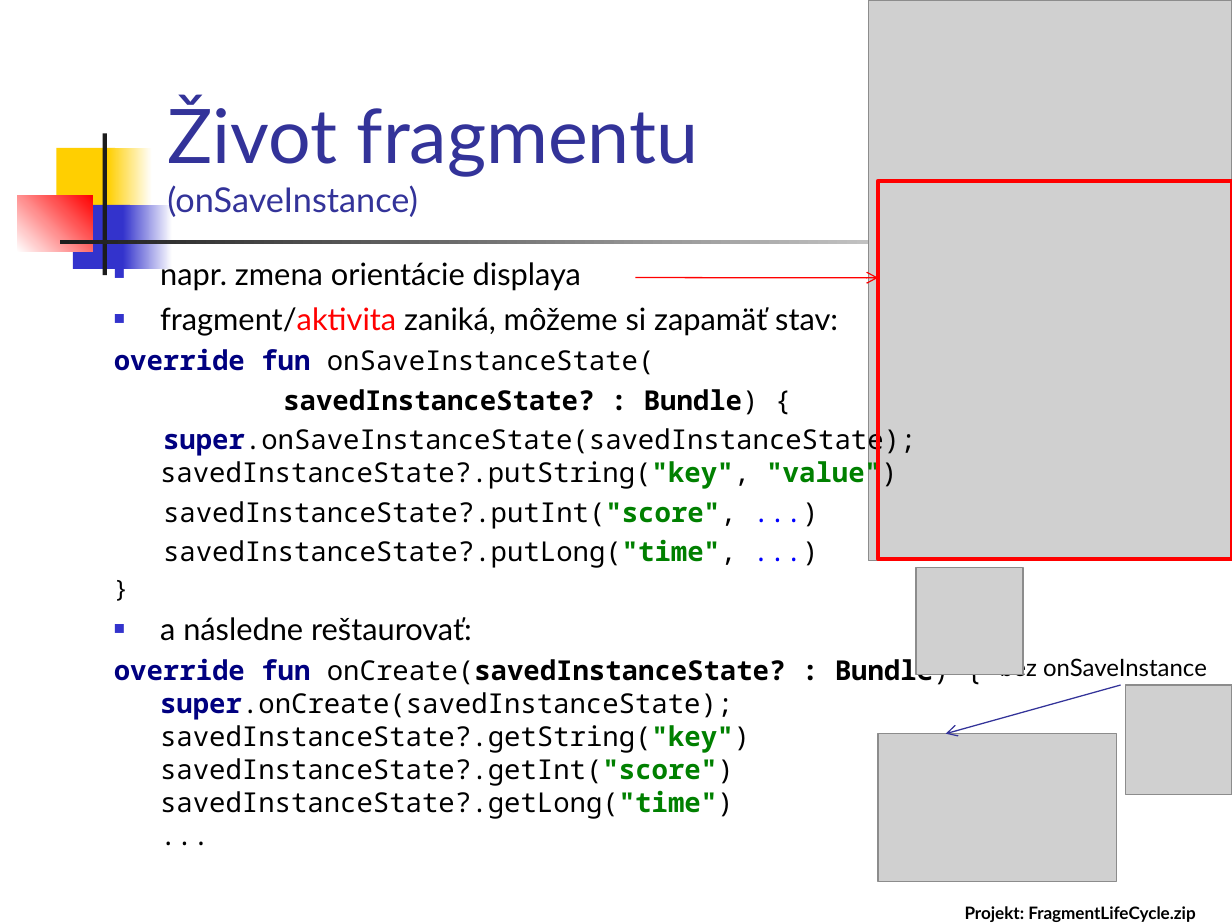
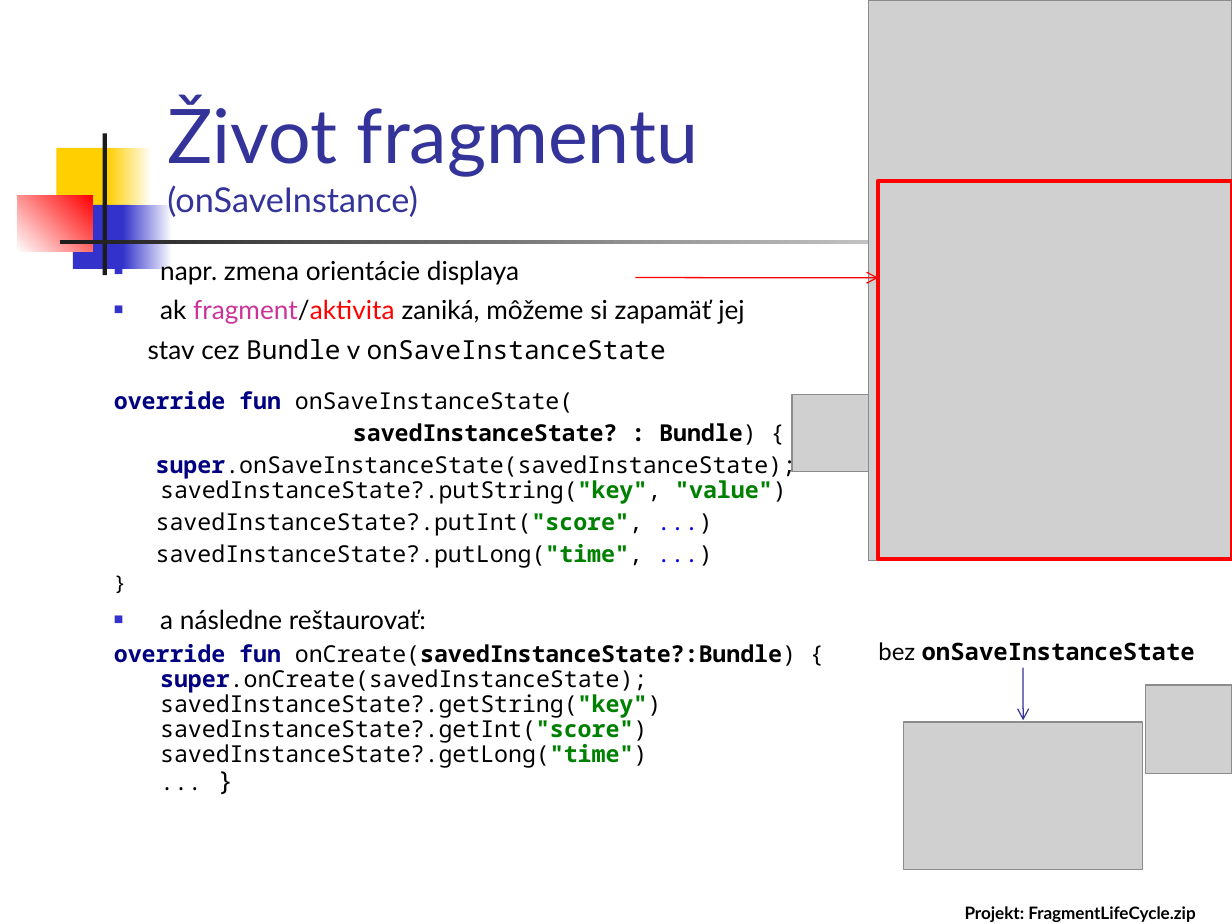
Before and after one commit to vmandro/Prednasky, a slide deck: slide 10 of 07/07_Android.ppt (slide 8 before the commit). Drawn at 1232x924 pixels with LibreOffice and Linux fonts; fonts in the diff are those of the drawing; grey boxes stand for pictures. Boxes give left, top, right and bottom in pixels: in the first picture for what was removed or moved away, otherwise in the second. Text is boxed around its words. In the diff, an @@ line names an element or a change of style, - is before the commit and + after.

```diff
--- a/07/07_Android.ppt
+++ b/07/07_Android.ppt
@@ text at (114, 258, 796, 630): size 18 to 15.3 pt in "napr. zmena orientácie displaya", "a následne reštaurovať:"; size 16 to 13.6 pt in "override fun onSaveInstanceState(", "savedInstanceState? : Bundle) {", "super.onSaveInstanceState(savedInstanceState); savedInstance ...", "savedInstanceState?.putInt("score", ...)" and 1 more places; size 14 to 11.9 pt in "}"; line spacing 1 to 0.9 @@
@@ text at (148, 299, 744, 360): text changed; size 18 to 15.3 pt @@
-■ fragment/aktivita zaniká, môžeme si zapamäť stav:
+■ ak fragment/aktivita zaniká, môžeme si zapamäť jej
+stav cez Bundle v onSaveInstanceState
@@ picture: place and size @@
-picture at (917, 568, 1024, 675)
+picture at (792, 394, 869, 471)
@@ text at (114, 644, 796, 768): text changed; size 16 to 13.6 pt @@
-override fun onCreate(savedInstanceState? : Bundle) {
-super.onCreate(savedInstanceState);
-savedInstanceState?.getString("key")
-savedInstanceState?.getInt("score")
-savedInstanceState?.getLong("time")
-...
+override fun onCreate(savedInstanceState?:Bundle) {
+super.onCreate(savedInstanceState);
+savedInstanceState?.getString("key")
+savedInstanceState?.getInt("score")
+savedInstanceState?.getLong("time")
+... }
@@ text at (878, 642, 1195, 661): text changed; font Lato to Noto Sans Mono; bold on @@
-bez onSaveInstance
+bez onSaveInstanceState
@@ arrow moved from (1121, 685) - (946, 734) to (1023, 668) - (1023, 721) @@
@@ picture: place and size @@
-picture at (1125, 685, 1232, 795)
+picture at (1146, 685, 1232, 774)
@@ picture: place and size @@
-picture at (878, 733, 1117, 881)
+picture at (904, 722, 1143, 870)
```
Also in this commit, not shown: 23 other slides changed, 9 slides added, 2 slides removed, 1 other file.
